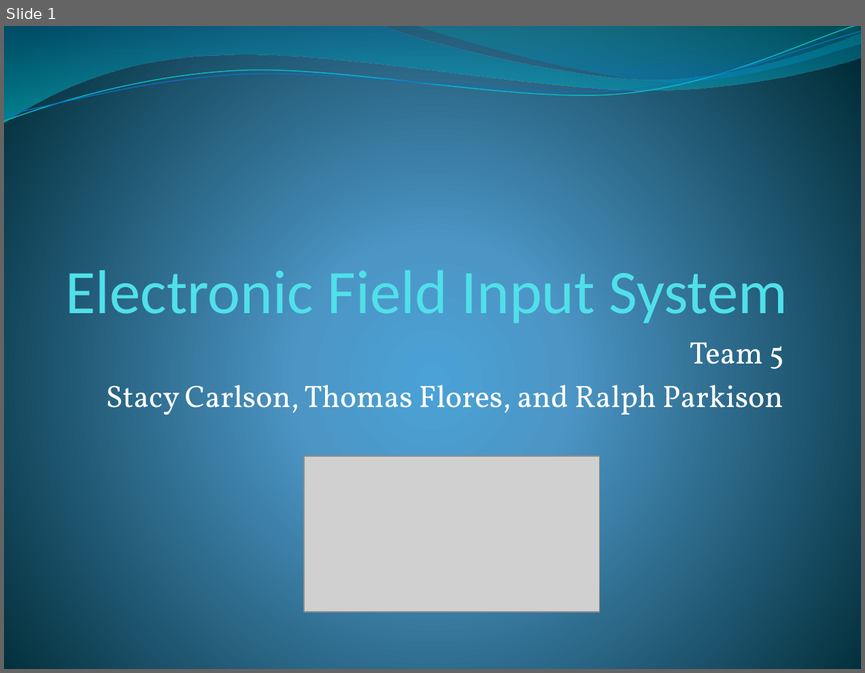
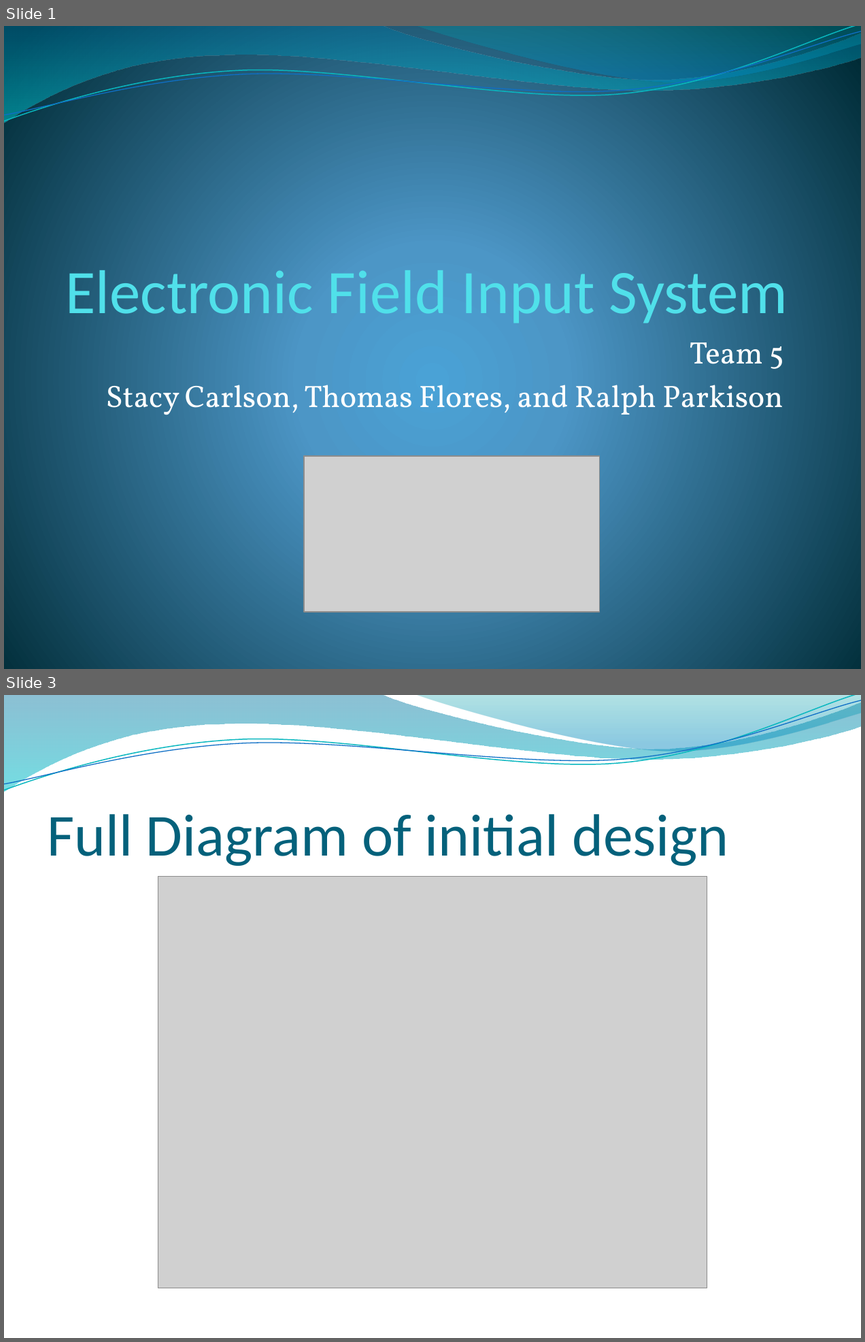
Before and after one commit to ameindygogirl/FishSeniorProject, a slide deck: Briefing2.pptx. Shown one above the other, each under a label of ours: slide 1 before the commit, slides 1 and 3 after it; the slides between them are not shown. The pictures are 865x673 and 865x1342 pixels, drawn with LibreOffice and Linux fonts; fonts in the diff are those of the drawing; grey boxes stand for pictures; background and template pictures are left out. Boxes give left, top, right and bottom in pixels: in the first picture for what was removed or moved away, otherwise in the second. Text is boxed around its words. In the diff, an @@ line names an element or a change of style, - is before the commit and + after.

```diff
--- a/Briefing2.pptx
+++ b/Briefing2.pptx
@@ slide 3 added at (4, 695, 861, 1338), background picture (left out); not listed: 4 template elements that a slide beside it also shows @@
@@ title added at (47, 814, 729, 866), 50 pt, text #04617B @@
+Full Diagram of initial design
@@ picture added at (158, 877, 706, 1288) @@
```
Also in this commit, not shown: 2 other slides added, 1 other file.
